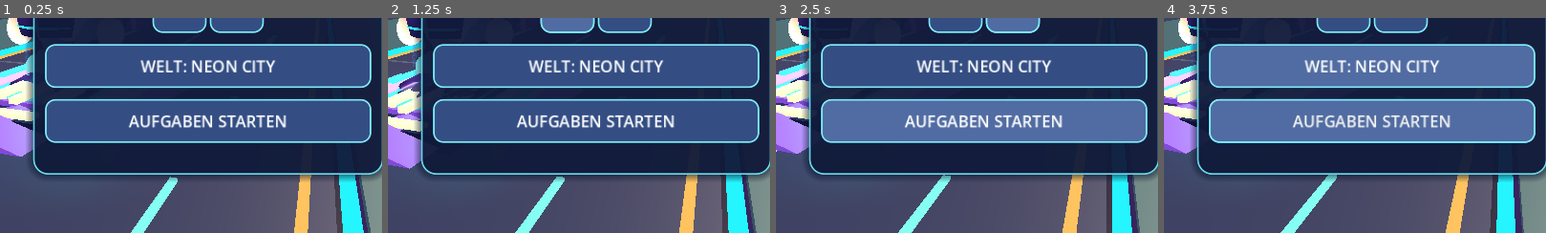
Above: before the commit, frames 1-4 (left to right).
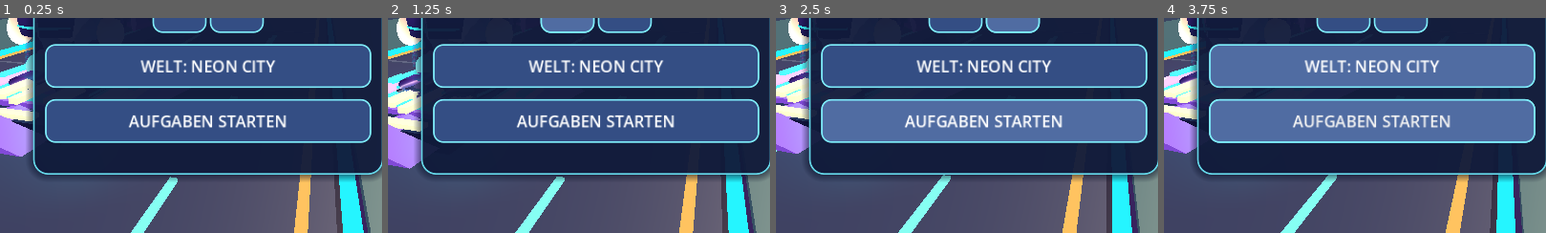
Above: after the commit, the same moments.

Repository: mtothek0703/learnquest-unity-web
Game: Godot game, scene res://main.tscn
The game is run twice, just before and just after one commit, with the same random seed, the same clock (stepped at 60 frames per second) and the same inputs.
Inputs (mouse positions are % of the whole screen's width and height, from its top left):
- Up to frame 1 (0.25 s): no input
- Up to frame 2 (1.25 s): click "−" at 0.5 s
- Up to frame 3 (2.5 s): move the mouse to (72, 45) at 1.27 s; hold Right 1.28-2 s; hold Q 1.28-2 s; click (72, 45) at 1.42 s; tap Space at 1.52, 1.82 s; drag from (30, 55) to (45, 70) at 2.02 s
- Up to frame 4 (3.75 s): move the mouse to (60, 28) at 2.77 s; hold Right 2.78-3.5 s; hold R 2.78-3.5 s; drag from (45, 70) to (20, 35) at 3.52 s
The pictures show only the part of the screen within x 23-73%, y 49-99%; the shares and areas given below are measured in that part.

The runs differ from the first frame. In frame 1, 0.2% of the frame differs, in the area x 2-9%, y 24-34%; in frame 2, 0.3%, in the area x 2-9%, y 25-36%; in frame 3, 0.1%; in frame 4, 0.1%.

Commit message:
feat(godot): attach articulated knees to both existing rider legs

Diff:
--- a/godot/rider_character.gd
+++ b/godot/rider_character.gd
@@ -369,6 +369,7 @@
         var shape := CapsuleMesh.new()
         shape.radius = 0.17
         shape.height = 0.55
+        shin.name = "LegacyShin"
         shin.mesh = shape
         shin.material_override = boots
         shin.position = Vector3(0.0, -0.23, 0.02)
@@ -376,6 +377,7 @@
         var light_band := MeshInstance3D.new()
         var band := BoxMesh.new()
         band.size = Vector3(0.30, 0.07, 0.23)
+        light_band.name = "LegacyAnkleBand"
         light_band.mesh = band
         light_band.material_override = glow
         light_band.position = Vector3(0.0, -0.39, 0.18)
@@ -389,6 +391,12 @@
         var leg_armor := preload("res://rider_leg_armor.gd").new() as Node3D
         leg_armor.name = "SculptedRiderLeg"
         pivot.add_child(leg_armor)
+        # V92: the existing boot and shin now follow a second, articulated
+        # knee joint, with shaded geometry and luminous moving knee rings.
+        var knee := preload("res://rider_knee_kinematics.gd").new() as Node3D
+        knee.name = "AnimatedKneeKinematics"
+        knee.set("side_sign", direction)
+        pivot.add_child(knee)
         balance_legs.append(pivot)
 
 func _add_face_details(model: Node3D) -> void:
